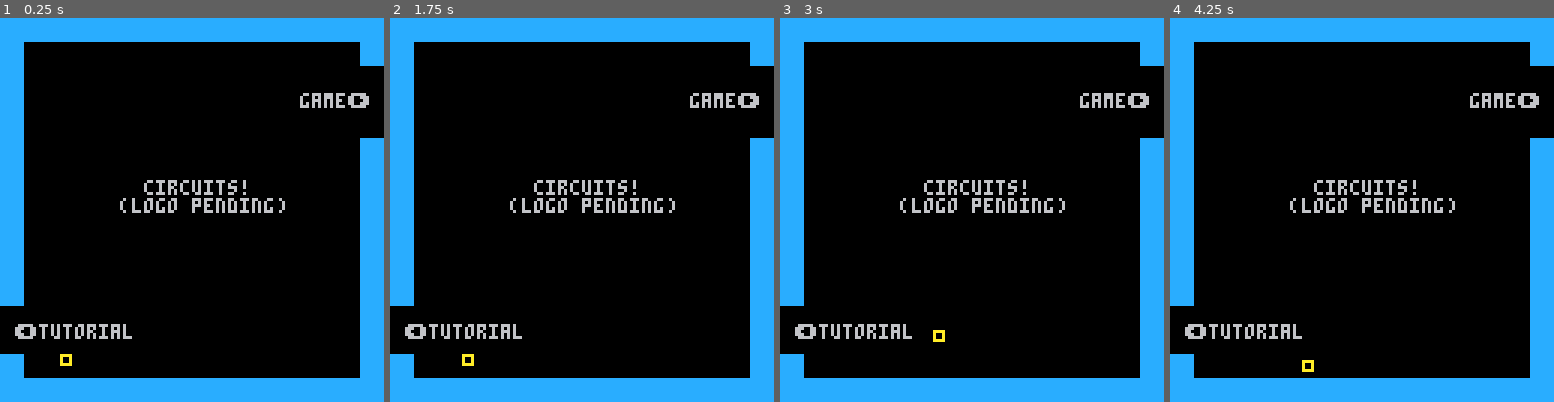
Above: before the commit, frames 1-4 (left to right).
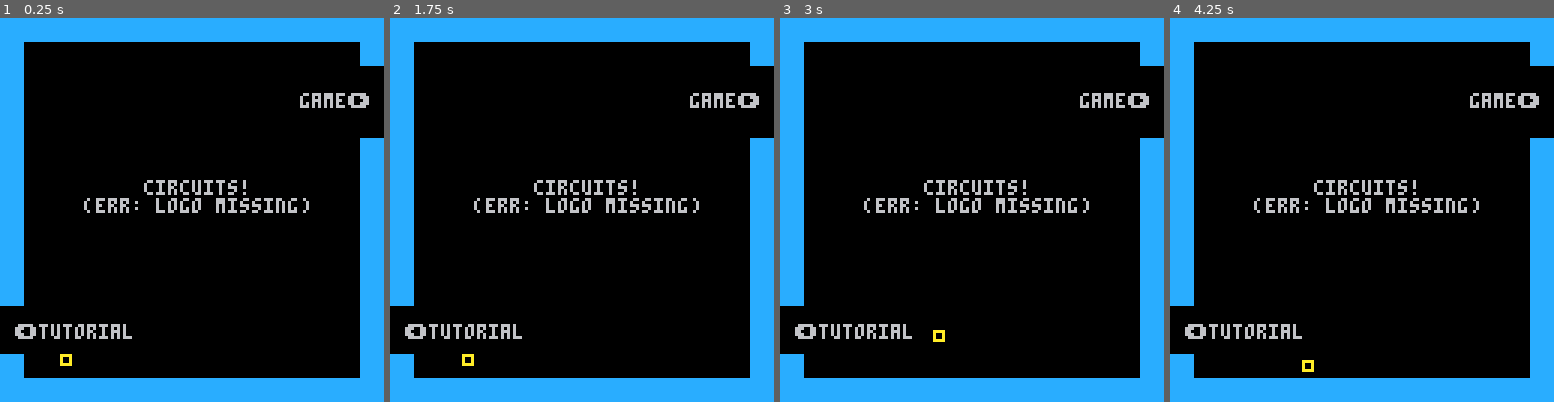
Above: after the commit, the same moments.

Repository: codekitchen/pico-8-circuits
Game: PICO-8 cartridge circuits.p8
Two runs of this game, one before a commit and one after it. Both use one fixed random seed, a clock stepped at 60 frames per second and the inputs below.
Inputs:
- Up to frame 1 (0.25 s): no input
- Up to frame 2 (1.75 s): tap X (X key) at 0.33, 1.07 s; tap O (Z key) at 0.7, 1.7 s; hold Right from 1.6 s (still down)
- Up to frame 3 (3 s): tap X (X key) at 1.85, 2.97 s; release Right at 2.1 s; tap O (Z key) at 2.1, 2.5, 2.9 s; hold Up 2.15-2.42 s; hold Right from 2.47 s (still down)
- Up to frame 4 (4.25 s): release Right at 3.03 s; hold Left 3.08-3.58 s; tap O (Z key) at 3.3, 3.7, 4.1 s; hold Down 3.63-3.97 s; hold Right from 4.02 s (still down); tap X (X key) at 4.08 s

The runs differ from the first frame. In frame 1, 0.8% of the frame differs, in the area x 21-81%, y 46-51%; in frame 2, 0.8%; in frame 3, 0.8%; in frame 4, 0.8%.

Commit message:
try to improve robot tutorial a bit

Diff:
--- a/circuits.p8
+++ b/circuits.p8
@@ -584,7 +584,6 @@
   draw=function(self)
     component.draw(self)
     local othertile=self.curtile==self.orig and self.tile or self.orig
-    -- spr(othertile, self.pos.x-4, self.pos.y-4)
     pal(5, 10)
     spr(self.curtile, self.pos.x-4, self.pos.y-4)
     pal()
@@ -597,7 +596,7 @@
   initialize=function(self,...)
     component.initialize(self,...)
     self.c.spr=0
-    if (self.flipx) self.c._pos-=v({8,0})
+    if (self.flipx) self.c._pos-=v({9,0})
   end,
   tick=function(self)
     if self.pressed>0 then
@@ -627,6 +626,8 @@
       player:move(v{max(-5,pos.x-player.pos.x),0})
     elseif self.dir==south and player.pos.y <= pos.y then
       player:move(v{0,min(5,pos.y-player.pos.y)})
+    elseif self.dir==north and player.pos.y >= pos.y then
+      player:move(v{0,max(-5,pos.y-player.pos.y)})
     end
   end,
   tick=function(self)
@@ -684,26 +685,26 @@
     self.room_coords=robot_room_coords
     -- this is a lot of rooms, roughly 60k,
     -- but that's still exhaustible. should
-    -- be OK because I'm re-using robots
+    -- be ok because i'm re-using robots
     -- based on name, not always spawning
     -- new ones.
     robot_room_coords=robot_room_coords+v{128,0}
     if (robot_room_coords.x>30000) robot_room_coords=v{0,robot_room_coords.y+128}
     self.bumpers={
-      self:add(empty_output,64,7,{cfacing=south}),
-      self:add(empty_output,7,65,{cfacing=east}),
-      self:add(empty_output,62,120,{cfacing=north}),
-      self:add(empty_output,120,63,{cfacing=west}),
+      self:add(empty_output,60,8,{cfacing=south}),
+      self:add(empty_output,8,67,{cfacing=east}),
+      self:add(empty_output,67,119,{cfacing=north}),
+      self:add(empty_output,119,60,{cfacing=west}),
     }
     self.thrusters={
-      self:add(empty_input,75,15,{cfacing=south}),
-      self:add(empty_input,15,53,{cfacing=east}),
-      self:add(empty_input,73,112,{cfacing=north}),
-      self:add(empty_input,112,51,{cfacing=west}),
+      self:add(empty_input,75,16,{cfacing=south}),
+      self:add(empty_input,16,52,{cfacing=east}),
+      self:add(empty_input,52,111,{cfacing=north}),
+      self:add(empty_input,111,75,{cfacing=west}),
     }
     self.components={
-      self:add(toggle,100,80),
-      self:add(toggle,100,96),
+      self:add(toggle,100,84),
+      self:add(toggle,100,100),
       self:add(switch,19,95),
       self:add(or_,89,27),
       self:add(and_,97,27),
@@ -723,8 +724,8 @@
       self.text={
         {23,92,"\x8bpower"},
         {25,106,"\x8bexit"},
-        {20,63,"\x8bbumper"},
-        {23,51,"\x8bthruster"},
+        {19,65,"\x8bbumper"},
+        {23,50,"\x8bthrust"},
       }
     end
   end,
@@ -759,7 +760,7 @@
   end,
   interact_with=function(self,other)
     other:interact(self)
-    if (self.tutorial) self.switch.powered=false
+    if (self.tutorial) self:delete()
   end,
   tick=function(self)
   end,
@@ -867,8 +868,6 @@
           actor_sensor:new(v{108,20}, {coffs=v{2,0},cfacing=east,sq={0,1}}),
           toggle:new(v{104,60}),
           door:new(v{78,50}, {doorway={0,1,0,4},facing=east}),
-          door:new(v{120,100}, {doorway={0,1,1,2},facing=west}),
-          switch:new(v{100,116}),
           and_:new(v{107,76}),
           actor_sensor:new(v{92,8},{coffs=v{-2,0},cfacing=west,sq={0,1}}),
           train_spawn:new(v{13,0},{interval=0}),
@@ -876,14 +875,15 @@
         text={
           {12,102,"toggles retain"},
           {12,109,"their last value"},
+          {117,70,"\x91"},
         },
-        wires={{2,1,1,1},{3,1,1,2},{4,1,1,4},{5,1,10,2},{10,3,6,2},{6,4,7,1},{8,1,9,1},{11,1,10,1}},
+        wires={{2,1,1,1},{3,1,1,2},{4,1,1,4},{5,1,8,2},{8,3,6,2},{6,4,7,1},{9,1,8,1}},
       },
       [3]={
         text={
           {5,102,"\x8btutorial"},
           {100,25,"game\x91"},
-          {40,54,"  circuits!\n(logo pending)"},
+          {28,54,"     circuits!\n(err: logo missing)"},
         },
       },
     },
@@ -891,14 +891,15 @@
       [2]={
         actors={
           robotclass:new(v{90,60},{tutorial=true}),
-          barrier:new(v{64,40},{cfacing=north,coffs=v{-2,-2},size=8,dir=south,invert=true}),
-          button:new(v{117,20}),
-          door:new(v{9,122},{facing=east,coffs=v{24,0},doorway={1,0,2,1}}),
+          barrier:new(v{120,80},{cfacing=south,coffs=v{-2,2},size=8,dir=north}),
+          button:new(v{117,114},{invert=true}),
+          button:new(v{11,114},{flipx=true}),
+          door:new(v{14,123},{facing=west,doorway={1,0,2,1}}),
         },
-        wires={{3,1,4,1}},
+        wires={{2,1,3,1},{4,1,5,1}},
         text={
-          {10,70,"this is a robot\x91\nhi robot!\nits bumpers sense walls\nthrusters move it around\n\nyou can carry it around\nand press x to climb in\nand rewire its insides!"},
-          {10,12,"move the robot over\nto press this button\x91\nyou'll need to switch it\nback on after moving"},
+          {14,12,"this is a robot\x91\nhi robot!\nits bumpers sense walls\nthrusters move it around\n\nyou can carry it around\nand press x to climb in\nand rewire its insides!"},
+          {14,92,"move the robot over\nto press this button\x91\nyou'll need to switch it\nback on after moving"},
         },
       },
       [3]={
@@ -921,8 +922,8 @@
           train_spawn:new(v{6,6}),
           train_spawn:new(v{4,5},{interval=0,flipy=true}),
           train_spawn:new(v{4,9},{interval=0}),
-          barrier:new(v{56,96},{size=9,dir=south,coffs=v{-2,-4},cfacing=north}),
-          button:new(v{117,12}),
+          barrier:new(v{56,88},{size=4,dir=south,coffs=v{-2,-4},cfacing=north}),
+          button:new(v{117,12},{invert=true}),
         },
         wires={{5,1,4,1}},
       }
@@ -1117,7 +1118,7 @@
   set_devmode()
   world:init()
   local start_pos=v{150,498}
-  -- start_pos=v{356,338}
+  -- start_pos=v{261,328}
   player=playerclass:new(start_pos)
 end
 
@@ -1424,165 +1425,165 @@
 00000000000019150d090000000000000000000000000b000000000000000000000000000000130007000000000000000000000000000000000000000000000001010000000000000000000000000000000000000000000000000000000000000000000000000000000000000000000000000000000000000000000000000000
 0000000000000000000000000000000000000000000000000000000000000000000000000000000000000000000000000000000000000000000000000000000000000000000000000000000000000000000000000000000000000000000000000000000000000000000000000000000000000000000000000000000000000000
 __map__
-0000000000000040400000000000000000000000000000000000000000000000000000000000000000000000000000000000000000000000000000000000404000000000000000000000000000000000000000000000000000000000000000000000000000000000000000000000000000000000000000000000000000000000
-0040404040404000004040404040400000000000000000000000000000000000000000000000000000000000000000000000000000000000000000000000000000000000000000000000000000000000000000000000000000000000000000000000000000000000000000000000000000000000000000000000000000000000
+0000000000000044400000000000000000000000000000000000000000000000000000000000000000000000000000000000000000000000000000000000404000000000000000000000000000000000000000000000000000000000000000000000000000000000000000000000000000000000000000000000000000000000
+0040404040404000005440404040400000000000000000000000000000000000000000000000000000000000000000000000000000000000000000000000000000000000000000000000000000000000000000000000000000000000000000000000000000000000000000000000000000000000000000000000000000000000
 0040000000000000000000000000400000000000000000000000000000000000000000000000000000000000000000000000000000000000000000000000000000000000000000000000000000000000000000000000000000000000000000000000000000000000000000000000000000000000000000000000000000000000
 0040000000000000000000000000400000000000000000000000000000000000000000000000000000000000000000000000000000000000000000000000000000000000000000000000000000000000000000000000000000000000000000000000000000000000000000000000000000000000000000000000000000000000
 0040000000000000000000000000400000000000000000000000000000000000000000000000000000000000000000000000000000000000000000000000000000000000000000000000000000000000000000000000000000000000000000000000000000000000000000000000000000000000000000000000000000000000
 0040000000000000000000000000400000000000000000000000000000000000000000000000000000000000000000000000000000000000000000000000000000000000000000000000000000000000000000000000000000000000000000000000000000000000000000000000000000000000000000000000000000000000
-0040000000000000000000000000400000000000000000000000000000000000000000000000000000000000000000000000000000000000000000000000000000000000000000000000000000000000000000000000000000000000000000000000000000000000000000000000000000000000000000000000000000000000
-4000000000000000000000000000004000000000000000000000000000000000000000000000000000000000000000000000000000000000000000000000000000000000000000000000000000000000000000000000000000000000000000000000000000000000000000000000000000000000000000000000000000000000
-4000000000000000000000000000004000000000000000000000000000000000000000000000000000000000000000000000000000000000000000000000000000000000000000000000000000000000000000000000000000000000000000000000000000000000000000000000000000000000000000000000000000000000
-0040000000000000000000000000400000000000000000000000000000000000000000000000000000000000000000000000000000000000000000000000000000000000000000000000000000000000000000000000000000000000000000000000000000000000000000000000000000000000000000000000000000000000
+0053000000000000000000000000400000000000000000000000000000000000000000000000000000000000000000000000000000000000000000000000000000000000000000000000000000000000000000000000000000000000000000000000000000000000000000000000000000000000000000000000000000000000
+4000000000000000000000000000004500000000000000000000000000000000000000000000000000000000000000000000000000000000000000000000000000000000000000000000000000000000000000000000000000000000000000000000000000000000000000000000000000000000000000000000000000000000
+4300000000000000000000000000004000000000000000000000000000000000000000000000000000000000000000000000000000000000000000000000000000000000000000000000000000000000000000000000000000000000000000000000000000000000000000000000000000000000000000000000000000000000
+0040000000000000000000000000550000000000000000000000000000000000000000000000000000000000000000000000000000000000000000000000000000000000000000000000000000000000000000000000000000000000000000000000000000000000000000000000000000000000000000000000000000000000
 0040000000000000000000000000400000000000000000000000000000000000000000000000000000000000000000000000000000000000000000000000000000000000000000000000000000000000000000000000000000000000000000000000000000000000000000000000000000000000000000000000000000000000
 0040000000000000000000000000400000000000000000000000000000000000000000000000000000000000000000000000000000000000000000000000000000000000000000000000000000000000000000000000000000000000000000000000000000000000000000000000000000000000000000000000000000000000
 0040000000000000000000000000400000000000000000000000000000000000000000000000000000000000000000000000000000000000000000000000000000000000000000000000000000000000000000000000000000000000000000000000000000000000000000000000000000000000000000000000000000000000
 0040190000000000000000000000400000000000000000000000000000000000000000000000000000000000000000000000000000000000000000000000000000000000000000000000000000000000000000000000000000000000000000000000000000000000000000000000000000000000000000000000000000000000
-0040404040404000004040404040400000000000000000000000000000000000000000000000000000000000000000000000000000000000000000000000000000000000000000000000000000000000000000000000000000000000000000000000000000000000000000000000000000000000000000000000000000000000
-0000000000000040400000000000000000000000000000000000000000000000000000000000000000000000000000000000000000000000000000000000000000000000000000000000000000000000000000000000000000000000000000000000000000000000000000000000000000000000000000000000000000000000
-0000000000000000000000000000000000000000000000000000000000000000000000000000000000000000000000000000000000000000000000000000000000000000000000000000000000000000000000000000000000000000000000000000000000000000000000000000000000000000000000000000000000000000
-0000000000000000000000000000000000000000000000000000000000000000000000000000000000000000000000000000000000000000000000000000000000000000000000000000000000000000000000000000000000000000000000000000000000000000000000000000000000000000000000000000000000000000
-0000000000000000000000000000000000000000000000000000000000000000000000000000000000000000000000000000000000000000000000000000000000000000000000000000000000000000000000000000000000000000000000000000000000000000000000000000000000000000000000000000000000000000
-0000000000000000000000000000000000000000000000000000000000000000000000000000000000000000000000000000000000000000000000000000000000000000000000000000000000000000000000000000000000000000000000000000000000000000000000000000000000000000000000000000000000000000
-0000000000000000000000000000000000000000000000000000000000000000000000000000000000000000000000000000000000000000000000000000000000000000000000000000000000000000000000000000000000000000000000000000000000000000000000000000000000000000000000000000000000000000
-0000000000000000000000000000000000000000000000000000000000000000000000000000000000000000000000000000000000000000000000000000000000000000000000000000000000000000000000000000000000000000000000000000000000000000000000000000000000000000000000000000000000000000
-0000000000000000000000000000000000000000000000000000000000000000000000000000000000000000000000000000000000000000000000000000000000000000000000000000000000000000000000000000000000000000000000000000000000000000000000000000000000000000000000000000000000000000
-0000000000000000000000000000000000000000000000000000000000000000000000000000000000000000000000000000000000000000000000000000000000000000000000000000000000000000000000000000000000000000000000000000000000000000000000000000000000000000000000000000000000000000
-0000000000000000000000000000000000000000000000000000000000000000000000000000000000000000000000000000000000000000000000000000000000000000000000000000000000000000000000000000000000000000000000000000000000000000000000000000000000000000000000000000000000000000
-0000000000000000000000000000000000000000000000000000000000000000000000000000000000000000000000000000000000000000000000000000000000000000000000000000000000000000000000000000000000000000000000000000000000000000000000000000000000000000000000000000000000000000
-0000000000000000000000000000000000000000000000000000000000000000000000000000000000000000000000000000000000000000000000000000000000000000000000000000000000000000000000000000000000000000000000000000000000000000000000000000000000000000000000000000000000000000
-0000000000000000000000000000000000000000000000000000000000000000000000000000000000000000000000000000000000000000000000000000000000000000000000000000000000000000000000000000000000000000000000000000000000000000000000000000000000000000000000000000000000000000
-0000000000000000000000000000000000000000000000000000000000000000000000000000000000000000000000000000000000000000000000000000000000000000000000000000000000000000000000000000000000000000000000000000000000000000000000000000000000000000000000000000000000000000
-0000000000000000000000000000000000000000000000000000000000000000000000000000000000000000000000000000000000000000000000000000000000000000000000000000000000000000000000000000000000000000000000000000000000000000000000000000000000000000000000000000000000000000
-0000000000000000000000000000000000000000000000000000000000000000000000000000000000000000000000000000000000000000000000000000000000000000000000000000000000000000000000000000000000000000000000000000000000000000000000000000000000000000000000000000000000000000
-0000000000000000000000000000000000000000000000000000000000000000000000000000000000000000000000000000000000000000000000000000000000000000000000000000000000000000000000000000000000000000000000000000000000000000000000000000000000000000000000000000000000000000
-…(130 lines of a section not shown)…
+0040404040405600004040404040400000000000000000000000000000000000000000000000000000000000000000000000000000000000000000000000000000000000000000000000000000000000000000000000000000000000000000000000000000000000000000000000000000000000000000000000000000000000
+0000000000000040460000000000000000000000000000000000000000000000000000000000000000000000000000000000000000000000000000000000000000000000000000000000000000000000000000000000000000000000000000000000000000000000000000000000000000000000000000000000000000000000
+0000000000000000000000000000000000000000000000000000000000000000000000000000000000000000000000000000000000000000000000000000000000000000000000000000000000000000000000000000000000000000000000000000000000000000000000000000000000000000000000000000000000000000
+0000000000000000000000000000000000000000000000000000000000000000000000000000000000000000000000000000000000000000000000000000000000000000000000000000000000000000000000000000000000000000000000000000000000000000000000000000000000000000000000000000000000000000
+0000000000000000000000000000000000000000000000000000000000000000000000000000000000000000000000000000000000000000000000000000000000000000000000000000000000000000000000000000000000000000000000000000000000000000000000000000000000000000000000000000000000000000
+0000000000000000000000000000000000000000000000000000000000000000000000000000000000000000000000000000000000000000000000000000000000000000000000000000000000000000000000000000000000000000000000000000000000000000000000000000000000000000000000000000000000000000
+0000000000000000000000000000000000000000000000000000000000000000000000000000000000000000000000000000000000000000000000000000000000000000000000000000000000000000000000000000000000000000000000000000000000000000000000000000000000000000000000000000000000000000
+0000000000000000000000000000000000000000000000000000000000000000000000000000000000000000000000000000000000000000000000000000000000000000000000000000000000000000000000000000000000000000000000000000000000000000000000000000000000000000000000000000000000000000
+0000000000000000000000000000000000000000000000000000000000000000000000000000000000000000000000000000000000000000000000000000000000000000000000000000000000000000000000000000000000000000000000000000000000000000000000000000000000000000000000000000000000000000
+0000000000000000000000000000000000000000000000000000000000000000000000000000000000000000000000000000000000000000000000000000000000000000000000000000000000000000000000000000000000000000000000000000000000000000000000000000000000000000000000000000000000000000
+0000000000000000000000000000000000000000000000000000000000000000000000000000000000000000000000000000000000000000000000000000000000000000000000000000000000000000000000000000000000000000000000000000000000000000000000000000000000000000000000000000000000000000
+0000000000000000000000000000000000000000000000000000000000000000000000000000000000000000000000000000000000000000000000000000000000000000000000000000000000000000000000000000000000000000000000000000000000000000000000000000000000000000000000000000000000000000
+0000000000000000000000000000000000000000000000000000000000000000000000000000000000000000000000000000000000000000000000000000000000000000000000000000000000000000000000000000000000000000000000000000000000000000000000000000000000000000000000000000000000000000
+0000000000000000000000000000000000000000000000000000000000000000000000000000000000000000000000000000000000000000000000000000000000000000000000000000000000000000000000000000000000000000000000000000000000000000000000000000000000000000000000000000000000000000
+0000000000000000000000000000000000000000000000000000000000000000000000000000000000000000000000000000000000000000000000000000000000000000000000000000000000000000000000000000000000000000000000000000000000000000000000000000000000000000000000000000000000000000
+0000000000000000000000000000000000000000000000000000000000000000000000000000000000000000000000000000000000000000000000000000000000000000000000000000000000000000000000000000000000000000000000000000000000000000000000000000000000000000000000000000000000000000
+0000000000000000000000000000000000000000000000000000000000000000000000000000000000000000000000000000000000000000000000000000000000000000000000000000000000000000000000000000000000000000000000000000000000000000000000000000000000000000000000000000000000000000
+0000000000000000000000000000000000000000000000000000000000000000000000000000000000000000000000000000000000000000000000000000000000000000000000000000000000000000000000000000000000000000000000000000000000000000000000000000000000000000000000000000000000000000
+…(130 lines of a section not shown)…
Not shown, changed: 33 lines of the sprite sheet (__gfx__) section of circuits.p8
